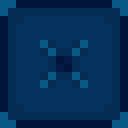
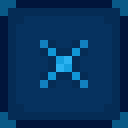
Two versions of the same layered image (w=128, h=128). Layer-by-layer changes:
added layer "Front Active" above "Front" over box(40, 40, 88, 88)
hid "Front" over box(40, 40, 88, 88)
